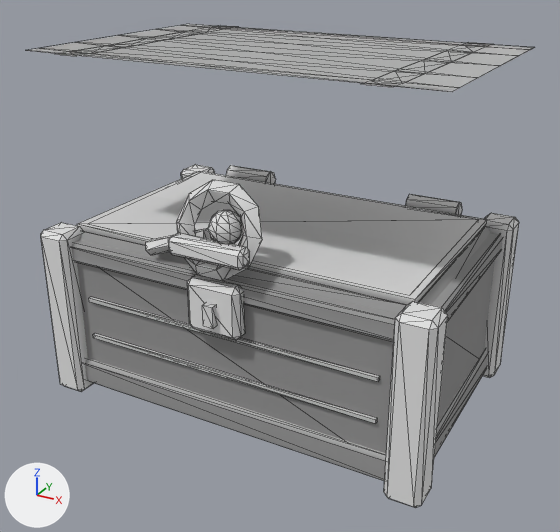
A saved change to the glTF model game/assets/baus_coletaveis/bau_ventania_01.glb.
The view is the same before and after, from a 50 mm lens placed at (1.012, -1.867, 1.305), pointed at (0.015, -0.054, 0.398). The axes (+X, +Y, +Z) are drawn at lower left. The lights are the same throughout. The first picture is the older version. Mesh edges are drawn as thin lines. Objects named as collision shapes, trigger or cutter boxes, shadow casters or lower levels of detail are left out. Vertices at exactly the same position are counted once.

Names of what the first picture shows: 'bau_ventania_01', 'tampa'.
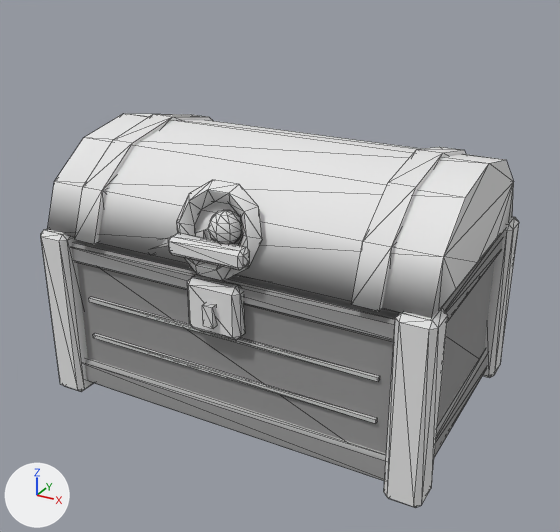
What differs and where, as boxes (x1, y1, x2, y2) in the pictures (560 x 532 px):
'tampa', reshaped (8% narrower, 27% shorter): before (26, 24, 534, 304); after (48, 114, 514, 318)
part 1 of me_tampa, added: after (48, 114, 514, 318)
part 2 of me_tampa, added: after (75, 114, 213, 244)
part 3 of me_tampa, added: after (351, 147, 466, 311)
part 4 of me_tampa, deleted: before (362, 42, 492, 88)
part 5 of me_tampa, deleted: before (55, 26, 235, 56)
part 6 of me_tampa, deleted: before (26, 24, 534, 92)
part 7 of me_tampa, edited (looks the same): (159, 180, 262, 280) in both

The change, as a diff of the scene's bpy script:
```diff
--- a/game/assets/baus_coletaveis/bau_ventania_01.glb.py
+++ b/game/assets/baus_coletaveis/bau_ventania_01.glb.py
@@ me_tampa @@
 # used by ob_tampa; parent = ob_bau_ventania_01; location = (0.0, 0.35, 0.5); rotation_euler = (-0.00873, 0.0, 0.0), in degrees (-0.5, 0, 0)
-me_tampa.from_pydata(...)  # 180 vertices, 351 faces; spans x -0.57..0.57, y -0.77..0.035, z -0.014..0.5
+me_tampa.from_pydata(...)  # 198 vertices, 368 faces; spans x -0.57..0.57, y -0.77..0.035, z -0.014..0.277
+# me_tampa part 1: a new loose piece of 24 vertices spanning x -0.57..0.57, y -0.72..0.02, z 0.0..0.266, in mat_m_paleta_ventania
+# me_tampa part 2: a new loose piece of 24 vertices spanning x -0.453..-0.383, y -0.735..0.035, z 0.0..0.277, in mat_m_paleta_ventania
+# me_tampa part 3: a new loose piece of 24 vertices spanning x 0.383..0.453, y -0.735..0.035, z 0.0..0.277, in mat_m_paleta_ventania
+# me_tampa part 4: the loose piece of 20 vertices spanning x 0.383..0.453, y -0.735..0.035, z 0.5 is deleted
+# me_tampa part 5: the loose piece of 20 vertices spanning x -0.453..-0.383, y -0.735..0.035, z 0.5 is deleted
+# me_tampa part 6: the loose piece of 14 vertices spanning x -0.57..0.57, y -0.72..0.02, z 0.5 is deleted
+# me_tampa part 7: 176 kept faces spanning x -0.51..0.51, y -0.77..-0.04, z -0.014..0.214 get new vertex colours
 me_tampa.materials.append(mat_m_paleta_ventania)
```
